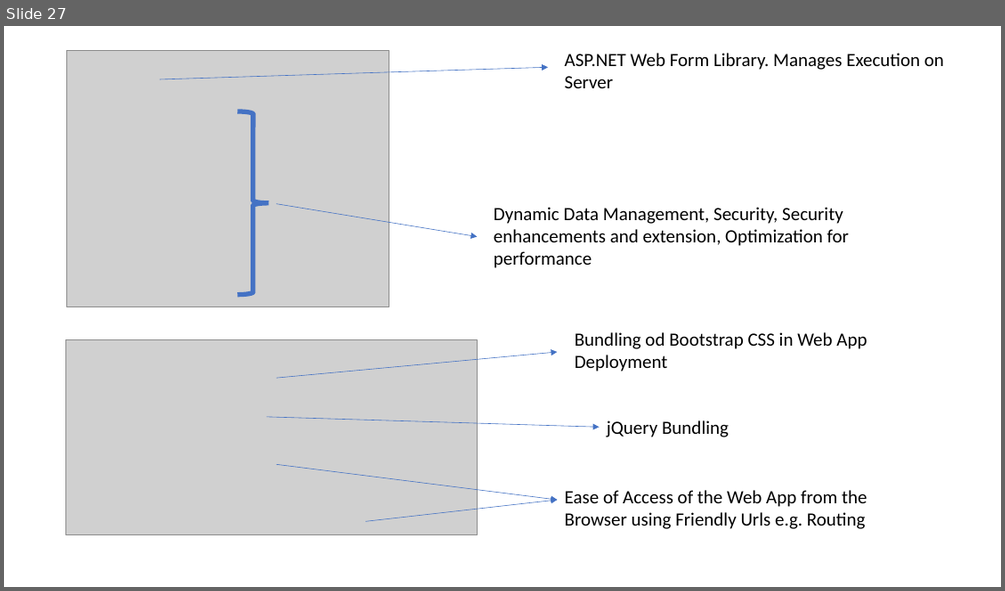
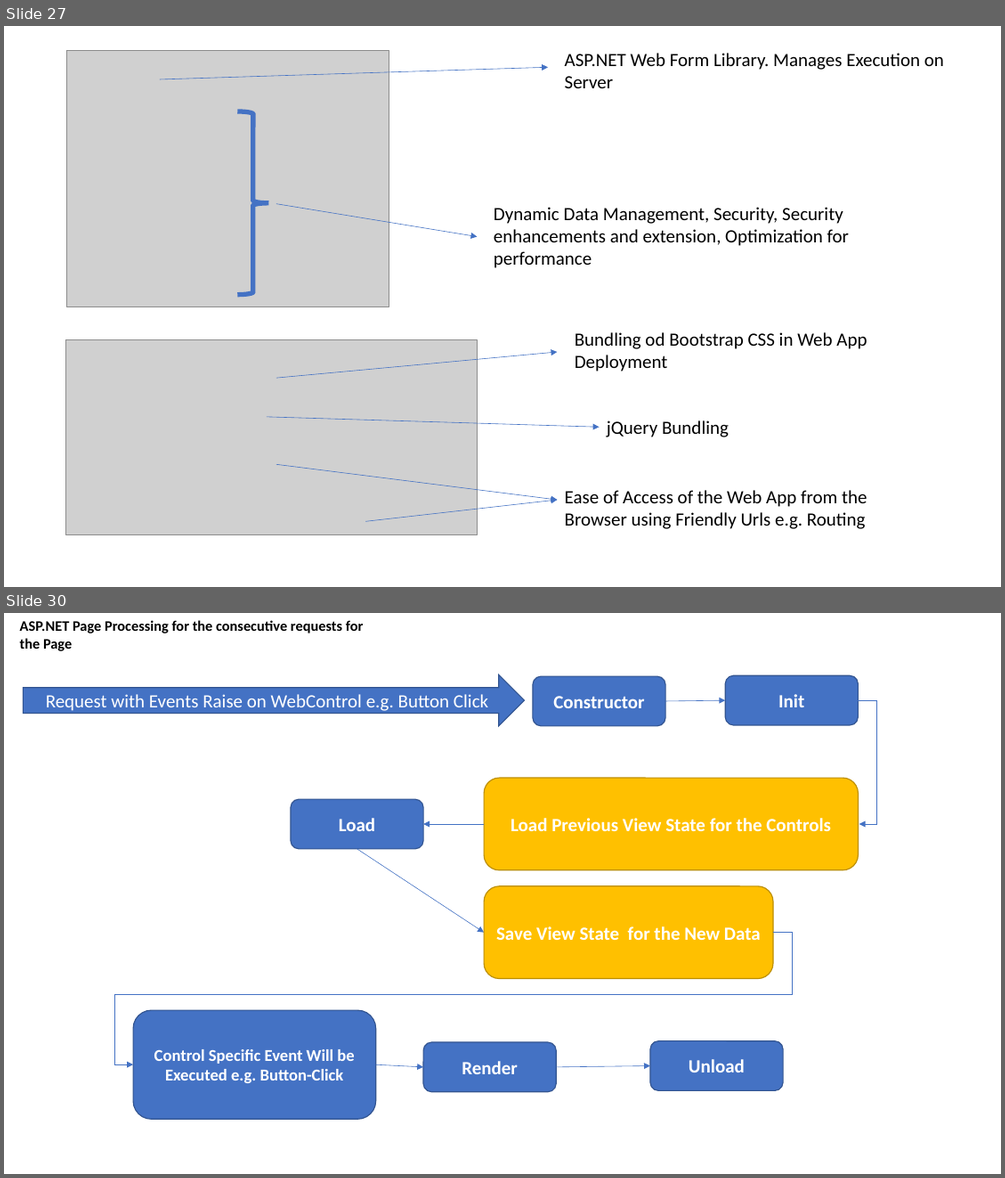
Before and after one commit to maheshsabnis/NetFrwk_Projects, a slide deck: Training-Images.pptx. Shown one above the other, each under a label of ours: slide 27 before the commit, slides 27 and 30 after it; the slides between them are not shown. The pictures are 1005x591 and 1005x1178 pixels, drawn with LibreOffice and Linux fonts; fonts in the diff are those of the drawing; grey boxes stand for pictures. Boxes give left, top, right and bottom in pixels: in the first picture for what was removed or moved away, otherwise in the second. Text is boxed around its words. In the diff, an @@ line names an element or a change of style, - is before the commit and + after.

```diff
--- a/Training-Images.pptx
+++ b/Training-Images.pptx
@@ slide 30 added at <box>4,613,1001,1174</box>, background #FFFFFF @@
@@ text added at <box>20,620,364,651</box>, 14 pt, text #000000, bold @@
+ASP.NET Page Processing for the consecutive requests for the Page
@@ right arrow added at <box>24,675,525,726</box>, fill #4472C4, outline #325491 1 pt, 18 pt, text #FFFFFF @@
+Request with Events Raise on WebControl e.g. Button Click
@@ rounded rectangle added at <box>533,676,666,726</box>, fill #4472C4, outline #325491 1 pt, 18 pt, text #FFFFFF, bold @@
+Constructor
@@ rounded rectangle added at <box>726,676,858,725</box>, fill #4472C4, outline #325491 1 pt, 18 pt, text #FFFFFF, bold @@
+Init
@@ arrow added from (666, 701) to (726, 700), #4472C4 0.5 pt @@
@@ elbow arrow added from (858, 700) to (859, 824), #4472C4 0.5 pt @@
@@ rounded rectangle added at <box>291,799,423,849</box>, fill #4472C4, outline #325491 1 pt, 18 pt, text #FFFFFF, bold @@
+Load
@@ rounded rectangle added at <box>484,778,858,869</box>, fill #FFC000, outline #BD8E00 1 pt, 18 pt, text #FFFFFF, bold @@
+Load Previous View State for the Controls
@@ arrow added from (484, 824) to (423, 824), #4472C4 0.5 pt @@
@@ arrow added from (357, 849) to (484, 933), #4472C4 0.5 pt @@
@@ rounded rectangle added at <box>484,886,774,978</box>, fill #FFC000, outline #BD8E00 1 pt, 18 pt, text #FFFFFF, bold @@
+Save View State for the New Data
@@ elbow arrow added from (774, 933) to (133, 1064), #4472C4 0.5 pt @@
@@ rounded rectangle added at <box>133,1010,376,1119</box>, fill #4472C4, outline #325491 1 pt, 16 pt, text #FFFFFF, bold @@
+Control Specific Event Will be Executed e.g. Button-Click
@@ arrow added from (376, 1064) to (423, 1067), #4472C4 0.5 pt @@
@@ rounded rectangle added at <box>423,1042,557,1092</box>, fill #4472C4, outline #325491 1 pt, 18 pt, text #FFFFFF, bold @@
+Render
@@ arrow added from (556, 1067) to (650, 1065), #4472C4 0.5 pt @@
@@ rounded rectangle added at <box>650,1041,783,1090</box>, fill #4472C4, outline #325491 1 pt, 18 pt, text #FFFFFF, bold @@
+Unload
```
Also in this commit, not shown: 2 other slides added, 6 other files.
